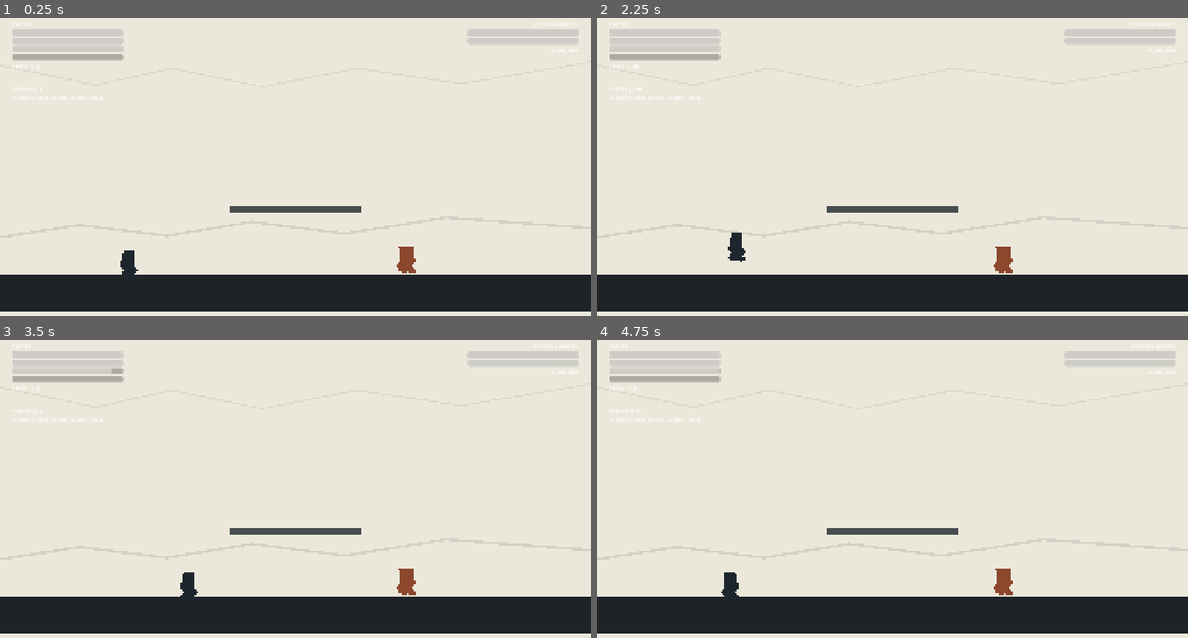
Above: before the commit, frames 1-4 (two rows, left to right).
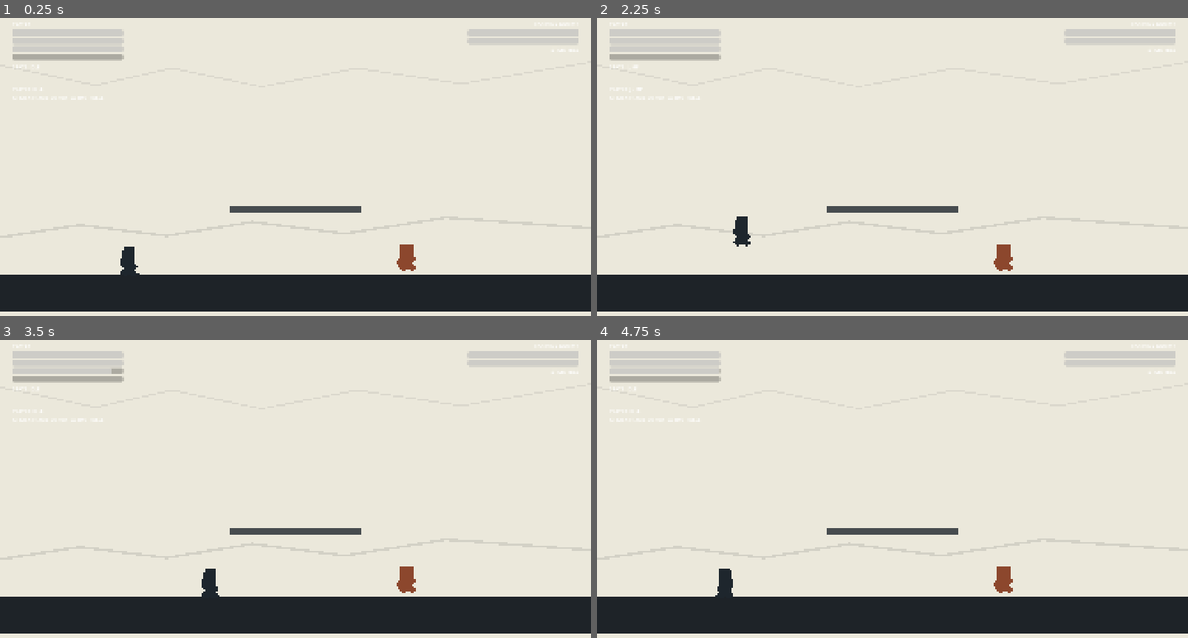
Above: after the commit, the same moments.

Repository: IcecreamDemon/twelve-zodiac-godot-demo
Game: Godot game, scene res://scenes/boot/main.tscn
Two runs of this game, one before a commit and one after it. Both use one fixed random seed, a clock stepped at 60 frames per second and the inputs below.
Inputs (mouse positions are in pixels of both pictures, inside the frame that each line leads up to):
- Up to frame 1 (0.25 s): no input
- Up to frame 2 (2.25 s): tap Enter at 0.5, 2 s; move the mouse to (1022, 158) at 0.52 s; hold D (move_right) 0.53-1.25 s; hold U (guard) 0.53-1.25 s; tap L (dodge) at 0.6 s; click (1022, 158) at 0.67 s; tap Space (jump) at 0.77, 1.07, 1.25, 2.1 s; drag from (774, 193) to (892, 292) at 1.27 s; move the mouse to (951, 101) at 2.02 s; hold D (move_right) from 2.03 s (still down)
- Up to frame 3 (3.5 s): tap L (dodge) at 2.3 s; release D (move_right) at 2.75 s; drag from (265, 563) to (118, 447) at 2.77 s
- Up to frame 4 (4.75 s): tap Space (jump) at 3.5, 3.77, 3.8, 4.07 s; move the mouse to (1069, 548) at 3.52 s; hold A (move_left) 3.53-4.25 s; tap F (burrow) at 3.6 s; drag from (715, 447) to (732, 584) at 4.27 s

The runs differ from the first frame. In frame 1, 0.1% of the frame differs, in the area x 20-71%, y 75-87%; in frame 2, 0.4%; in frame 3, 0.5%, in the area x 30-71%, y 75-87%; in frame 4, 0.2%.

Commit message:
fix: tune movement and combat collision

Diff:
--- a/scenes/actors/enemies/cleric_officer.tscn
+++ b/scenes/actors/enemies/cleric_officer.tscn
@@ -15,7 +15,7 @@
 
 [node name="ClericOfficer" type="CharacterBody2D" groups=["enemy"]]
 collision_layer = 4
-collision_mask = 1
+collision_mask = 3
 script = ExtResource("1_enemy")
 profile = ExtResource("2_profile")
 
@@ -24,6 +24,7 @@
 shape = SubResource("RectangleShape2D_body")
 
 [node name="Visual" type="Polygon2D" parent="."]
+position = Vector2(0, -8)
 polygon = PackedVector2Array(-18, -80, 18, -80, 20, -44, 32, -30, 18, -12, 30, 0, 12, 8, -6, -2, -20, 8, -32, -2, -20, -18, -32, -32)
 color = Color(0.52, 0.42, 0.3, 1)
 
--- a/scenes/actors/enemies/guardian.tscn
+++ b/scenes/actors/enemies/guardian.tscn
@@ -15,7 +15,7 @@
 
 [node name="Guardian" type="CharacterBody2D" groups=["enemy"]]
 collision_layer = 4
-collision_mask = 1
+collision_mask = 3
 script = ExtResource("1_enemy")
 profile = ExtResource("2_profile")
 max_juggle_hits = 2
@@ -25,6 +25,7 @@
 shape = SubResource("RectangleShape2D_body")
 
 [node name="Visual" type="Polygon2D" parent="."]
+position = Vector2(0, -8)
 polygon = PackedVector2Array(-28, -92, 28, -92, 31, -50, 44, -34, 24, -14, 38, 2, 16, 8, -10, -2, -28, 8, -44, -8, -30, -28, -44, -46)
 color = Color(0.34, 0.29, 0.25, 1)
 
--- a/scenes/actors/enemies/old_self.tscn
+++ b/scenes/actors/enemies/old_self.tscn
@@ -15,7 +15,7 @@
 
 [node name="OldSelf" type="CharacterBody2D" groups=["enemy", "old_self"]]
 collision_layer = 4
-collision_mask = 1
+collision_mask = 3
 script = ExtResource("1_old_self")
 profile = ExtResource("2_profile")
 
@@ -24,6 +24,7 @@
 shape = SubResource("RectangleShape2D_body")
 
 [node name="Visual" type="Polygon2D" parent="."]
+position = Vector2(0, -8)
 polygon = PackedVector2Array(-18, -84, 18, -84, 20, -48, 34, -34, 18, -16, 34, 0, 14, 8, -4, -2, -20, 8, -34, -6, -20, -20, -34, -36)
 color = Color(0.08, 0.08, 0.1, 1)
 
--- a/scenes/actors/enemies/tian_bing.tscn
+++ b/scenes/actors/enemies/tian_bing.tscn
@@ -15,7 +15,7 @@
 
 [node name="TianBing" type="CharacterBody2D" groups=["enemy"]]
 collision_layer = 4
-collision_mask = 1
+collision_mask = 3
 script = ExtResource("1_enemy")
 profile = ExtResource("2_profile")
 
@@ -24,6 +24,7 @@
 shape = SubResource("RectangleShape2D_body")
 
 [node name="Visual" type="Polygon2D" parent="."]
+position = Vector2(0, -8)
 polygon = PackedVector2Array(-20, -84, 20, -84, 22, -42, 34, -28, 18, -12, 30, 2, 14, 8, -6, -2, -20, 8, -34, -4, -20, -18, -34, -34)
 color = Color(0.25, 0.33, 0.45, 1)
 
--- a/scenes/actors/player/player.tscn
+++ b/scenes/actors/player/player.tscn
@@ -21,6 +21,8 @@
 size = Vector2(52, 24)
 
 [node name="Player" type="CharacterBody2D" groups=["player"]]
+collision_layer = 2
+collision_mask = 5
 script = ExtResource("1_player")
 weapons = Array[Resource]([ExtResource("8_weapon"), ExtResource("9_weapon")])
 
@@ -29,6 +31,7 @@
 shape = SubResource("RectangleShape2D_body")
 
 [node name="Visual" type="Polygon2D" parent="."]
+position = Vector2(0, -8)
 polygon = PackedVector2Array(-18, -80, 18, -80, 18, -26, 28, -14, 16, -2, 34, 8, 14, 18, -2, 10, -14, 18, -30, 4, -18, -12, -30, -24)
 color = Color(0.12, 0.15, 0.18, 1)
 
--- a/scenes/actors/training_dummy.tscn
+++ b/scenes/actors/training_dummy.tscn
@@ -12,6 +12,8 @@
 size = Vector2(52, 88)
 
 [node name="TrainingDummy" type="CharacterBody2D" groups=["training_dummy"]]
+collision_layer = 4
+collision_mask = 3
 script = ExtResource("1_dummy")
 
 [node name="CollisionShape2D" type="CollisionShape2D" parent="."]
@@ -19,6 +21,7 @@
 shape = SubResource("RectangleShape2D_body")
 
 [node name="Visual" type="Polygon2D" parent="."]
+position = Vector2(0, -8)
 polygon = PackedVector2Array(-24, -88, 24, -88, 24, -54, 34, -42, 18, -28, 34, -10, 20, 0, 4, -10, -8, 0, -24, -12, -34, -32, -18, -44)
 color = Color(0.55, 0.28, 0.18, 1)
 
--- a/scripts/actors/enemies/enemy_controller.gd
+++ b/scripts/actors/enemies/enemy_controller.gd
@@ -41,6 +41,8 @@
 
 
 func _ready() -> void:
+	floor_snap_length = 8.0
+	floor_stop_on_slope = true
 	_apply_profile()
 	health.died.connect(_on_died)
 	state_machine.transition_to(STATE_IDLE)
--- a/scripts/actors/player/player_controller.gd
+++ b/scripts/actors/player/player_controller.gd
@@ -29,11 +29,11 @@
 const INPUT_FORWARD_LIGHT: StringName = &"input_forward_light"
 const INPUT_SWITCH: StringName = &"input_switch"
 
-@export_range(0.0, 1000.0, 1.0) var move_speed: float = 260.0
-@export_range(0.0, 5000.0, 1.0) var ground_acceleration: float = 1800.0
-@export_range(0.0, 5000.0, 1.0) var ground_deceleration: float = 2200.0
-@export_range(0.0, 5000.0, 1.0) var gravity: float = 1500.0
-@export_range(0.0, 2000.0, 1.0) var jump_velocity: float = 520.0
+@export_range(0.0, 1000.0, 1.0) var move_speed: float = 380.0
+@export_range(0.0, 6000.0, 1.0) var ground_acceleration: float = 2600.0
+@export_range(0.0, 6000.0, 1.0) var ground_deceleration: float = 3000.0
+@export_range(0.0, 5000.0, 1.0) var gravity: float = 1600.0
+@export_range(0.0, 2000.0, 1.0) var jump_velocity: float = 850.0
 @export_range(0.0, 128.0, 1.0) var floor_snap_length_pixels: float = 8.0
 @export_range(1, 30, 1) var parry_active_frames: int = 8
 @export_range(0, 120, 1) var parry_recovery_frames: int = 14
@@ -50,7 +50,7 @@
 @export_range(0, 120, 1) var burrow_cooldown_frames: int = 24
 @export_range(0.0, 128.0, 1.0) var burrow_depth: float = 36.0
 @export_range(0.0, 100.0, 0.1) var dodge_qi_cost: float = 20.0
-@export_range(0.0, 1000.0, 1.0) var dodge_speed: float = 390.0
+@export_range(0.0, 1000.0, 1.0) var dodge_speed: float = 460.0
 @export_range(1, 60, 1) var dodge_duration_frames: int = 18
 @export_range(1, 40, 1) var dodge_invulnerable_frames: int = 10
 @export var weapons: Array[WeaponData] = []
--- a/scripts/actors/training_dummy.gd
+++ b/scripts/actors/training_dummy.gd
@@ -25,6 +25,8 @@
 
 
 func _ready() -> void:
+	floor_snap_length = 8.0
+	floor_stop_on_slope = true
 	health.died.connect(_on_died)
 	state_machine.transition_to(STATE_IDLE)
 
--- a/scripts/autoload/debug_flags.gd
+++ b/scripts/autoload/debug_flags.gd
@@ -1,6 +1,6 @@
 extends Node
 
-var show_hitboxes: bool = false
+var show_hitboxes: bool = true
 var show_combat_state: bool = true
 var show_frame_counters: bool = true
 
--- /dev/null
+++ b/tests/combat/dodge_collision_test.gd
@@ -0,0 +1,41 @@
+extends SceneTree
+
+const COMBAT_LAB_SCENE := preload("res://scenes/tests/combat_lab.tscn")
+
+
+func _initialize() -> void:
+	_run.call_deferred()
+
+
+func _run() -> void:
+	var failures: Array[String] = []
+	var lab := COMBAT_LAB_SCENE.instantiate()
+	root.add_child(lab)
+	await process_frame
+	await physics_frame
+	await physics_frame
+
+	var player := lab.get_node("Player") as PlayerController
+	var dummy := lab.get_node("TrainingDummy") as TrainingDummy
+	dummy.global_position = player.global_position + Vector2(82.0, 0.0)
+	var dummy_start_x := dummy.global_position.x
+	await physics_frame
+
+	player._start_dodge(1.0)
+	for _frame: int in range(20):
+		await physics_frame
+
+	var separation := dummy.global_position.x - player.global_position.x
+	if separation < 42.0:
+		failures.append("Player passed into or through the enemy body during dodge.")
+	if absf(dummy.global_position.x - dummy_start_x) > 2.0:
+		failures.append("Player pushed the enemy while dodging.")
+
+	if failures.is_empty():
+		print("DODGE COLLISION TEST PASS: enemy bodies block dodge movement.")
+		quit(0)
+		return
+
+	for failure: String in failures:
+		push_error(failure)
+	quit(1)
--- /dev/null
+++ b/tests/combat/dodge_direction_test.gd
@@ -0,0 +1,38 @@
+extends SceneTree
+
+const COMBAT_LAB_SCENE := preload("res://scenes/tests/combat_lab.tscn")
+
+
+func _initialize() -> void:
+	_run.call_deferred()
+
+
+func _run() -> void:
+	var failures: Array[String] = []
+	var lab := COMBAT_LAB_SCENE.instantiate()
+	root.add_child(lab)
+	await process_frame
+	await physics_frame
+
+	var player := lab.get_node("Player") as PlayerController
+	var start_x := player.global_position.x
+	if not player._start_dodge(-1.0):
+		failures.append("Reverse dodge did not start.")
+	if player.facing_direction != -1:
+		failures.append("Reverse dodge did not flip the facing direction.")
+	if player.velocity.x >= 0.0:
+		failures.append("Reverse dodge velocity is not negative.")
+
+	for _frame: int in range(6):
+		await physics_frame
+	if player.global_position.x >= start_x:
+		failures.append("Player did not move left during reverse dodge.")
+
+	if failures.is_empty():
+		print("DODGE DIRECTION TEST PASS: reverse input controls dodge direction.")
+		quit(0)
+		return
+
+	for failure: String in failures:
+		push_error(failure)
+	quit(1)
--- /dev/null
+++ b/tests/combat/movement_tuning_test.gd
@@ -0,0 +1,25 @@
+extends SceneTree
+
+func _initialize() -> void:
+	var failures: Array[String] = []
+	var player_scene := preload("res://scenes/actors/player/player.tscn")
+	var player := player_scene.instantiate() as PlayerController
+	root.add_child(player)
+
+	if player.move_speed < 360.0:
+		failures.append("Move speed is below the tuned prototype baseline.")
+	if player.jump_velocity < 800.0:
+		failures.append("Jump velocity is below the tuned prototype baseline.")
+	if player.dodge_speed < 440.0:
+		failures.append("Dodge speed is below the tuned prototype baseline.")
+	if player.collision_mask != 5:
+		failures.append("Player collision mask does not include ground and enemies.")
+
+	if failures.is_empty():
+		print("MOVEMENT TUNING TEST PASS: speed, jump, dodge, and collision mask are valid.")
+		quit(0)
+		return
+
+	for failure: String in failures:
+		push_error(failure)
+	quit(1)
--- /dev/null
+++ b/tests/enemies/enemy_landing_test.gd
@@ -0,0 +1,40 @@
+extends SceneTree
+
+const ENEMY_LAB_SCENE := preload("res://scenes/tests/enemy_lab.tscn")
+
+
+func _initialize() -> void:
+	_run.call_deferred()
+
+
+func _run() -> void:
+	var failures: Array[String] = []
+	var lab := ENEMY_LAB_SCENE.instantiate()
+	root.add_child(lab)
+	await process_frame
+	await physics_frame
+	await physics_frame
+
+	var enemy := lab.get_node("TianBing") as EnemyController
+	var attack := AttackData.new()
+	attack.reaction_type = AttackData.ReactionType.KNOCKDOWN
+	attack.knockback = Vector2(120.0, -80.0)
+	attack.knockdown_frames = 30
+	enemy.receive_hit(null, attack, 1)
+
+	for _frame: int in range(150):
+		await physics_frame
+
+	if enemy.global_position.y > 862.0:
+		failures.append("Enemy sank below the arena ground after hit reaction.")
+	if enemy.visual.position.y != -8.0:
+		failures.append("Enemy visual offset is not aligned with the ground.")
+
+	if failures.is_empty():
+		print("ENEMY LANDING TEST PASS: enemies do not sink into the ground.")
+		quit(0)
+		return
+
+	for failure: String in failures:
+		push_error(failure)
+	quit(1)
Not shown, added: tests/combat/dodge_collision_test.gd.uid
Not shown, added: tests/combat/dodge_direction_test.gd.uid
Not shown, added: tests/combat/movement_tuning_test.gd.uid
Not shown, added: tests/enemies/enemy_landing_test.gd.uid
Not shown, changed: AGENTS.md
